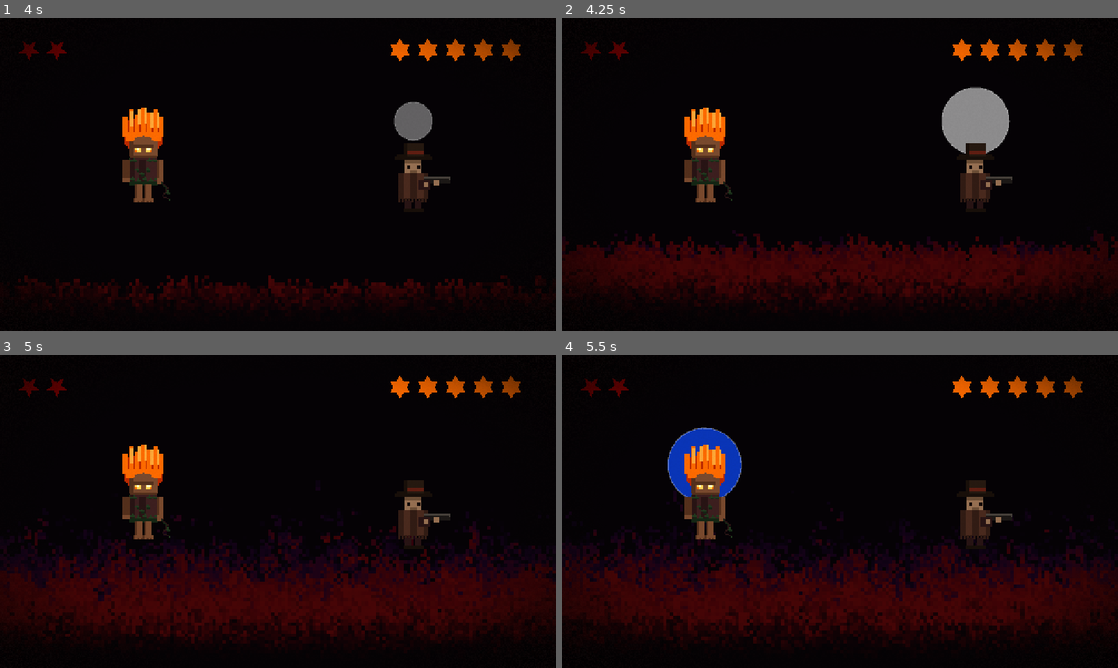
Above: before the commit, frames 1-4 (two rows, left to right).
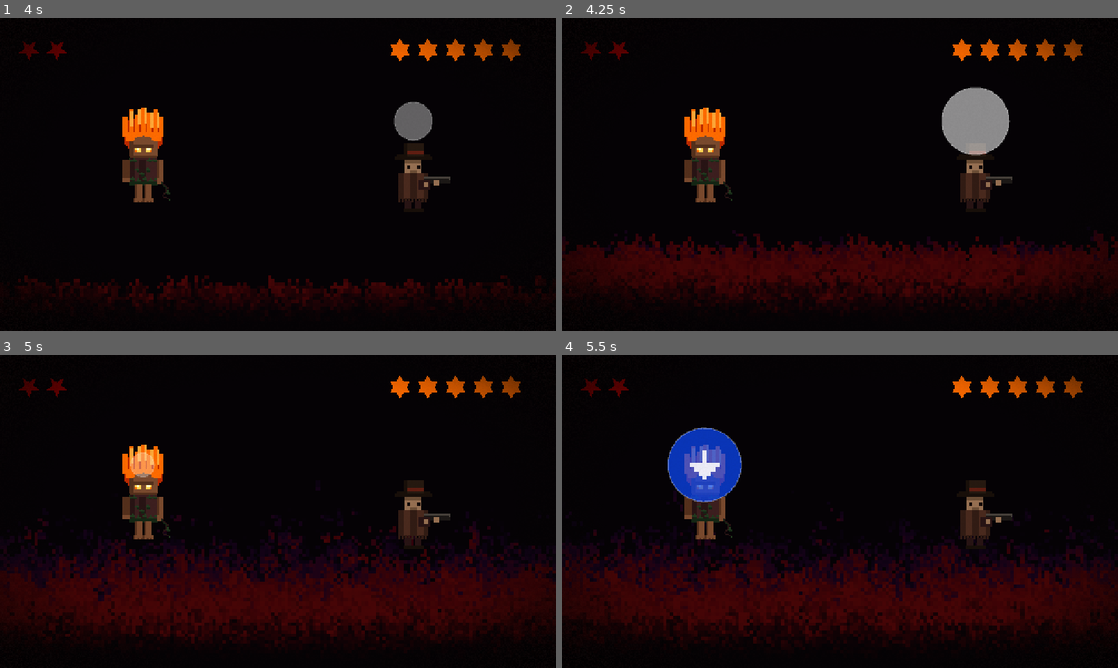
Above: after the commit, the same moments.

Repository: baltazarparra/darkgrid
Game: Godot game, scene res://scenes/ui/main_menu.tscn
Same seed, same stepped clock (60 frames per second), same inputs: the game is played once before the commit and once after it.
Inputs (mouse positions are in pixels of both pictures, inside the frame that each line leads up to):
- Up to frame 1 (4 s): click "Iniciar" at 0.5 s; click "Entrar na Floresta" at 1.25 s; tap Enter (ui_accept) at 2, 2.27, 3.5 s; move the mouse to (400, 158) at 2.02 s; hold Right (ui_right) 2.03-2.75 s; hold Shift 2.03-2.75 s; click (400, 158) at 2.17 s; drag from (166, 190) to (250, 237) at 2.77 s; move the mouse to (333, 105) at 3.52 s; hold Right (ui_right) from 3.53 s (still down); tap Ctrl at 3.6 s
- Up to frame 2 (4.25 s): keep holding Right (ui_right)
- Up to frame 3 (5 s): release Right (ui_right) at 4.25 s; drag from (250, 574) to (111, 464) at 4.27 s
- Up to frame 4 (5.5 s): move the mouse to (1006, 558) at 5.02 s; hold Left (ui_left) from 5.03 s (still down); tap Alt at 5.1 s; tap Enter (ui_accept) at 5.27 s

Frame 1 is identical in both runs. In frame 2, 0.1% of the frame differs, in the area x 72-77%, y 40-44%; in frame 3, 0.3%; in frame 4, 1.1%, in the area x 22-30%, y 28-48%.

Commit message:
fix(arena): bolhas de timing acima dos personagens
As bolhas (TimingBubble/B) eram Node2D z_index 0 declaradas antes dos
atores, que são add_child em runtime e renderizavam por cima — escondendo
a seta da tecla durante o combate. Define z_index 10 nas bolhas no _ready,
acima dos atores e abaixo das CanvasLayer da HUD/D-pad.

Co-Authored-By: Claude Opus 4.8 <noreply@anthropic.com>

Diff:
--- a/scripts/arena/arena_manager.gd
+++ b/scripts/arena/arena_manager.gd
@@ -41,6 +41,10 @@
 	_timing_system = $TimingSystem
 	_timing_bubble = $TimingBubble
 	_timing_bubble_b = $TimingBubbleB
+	# Bolhas acima dos atores (z 0): a seta da tecla precisa ficar sempre visível.
+	# Fica abaixo das CanvasLayer da HUD/D-pad, que desenham em camada própria.
+	_timing_bubble.z_index = 10
+	_timing_bubble_b.z_index = 10
 	_feedback = $FeedbackSystem
 	_sfx = $SfxSystem
 	_timing_bubble.vulnerable_entered.connect(_on_bubble_vulnerable)
